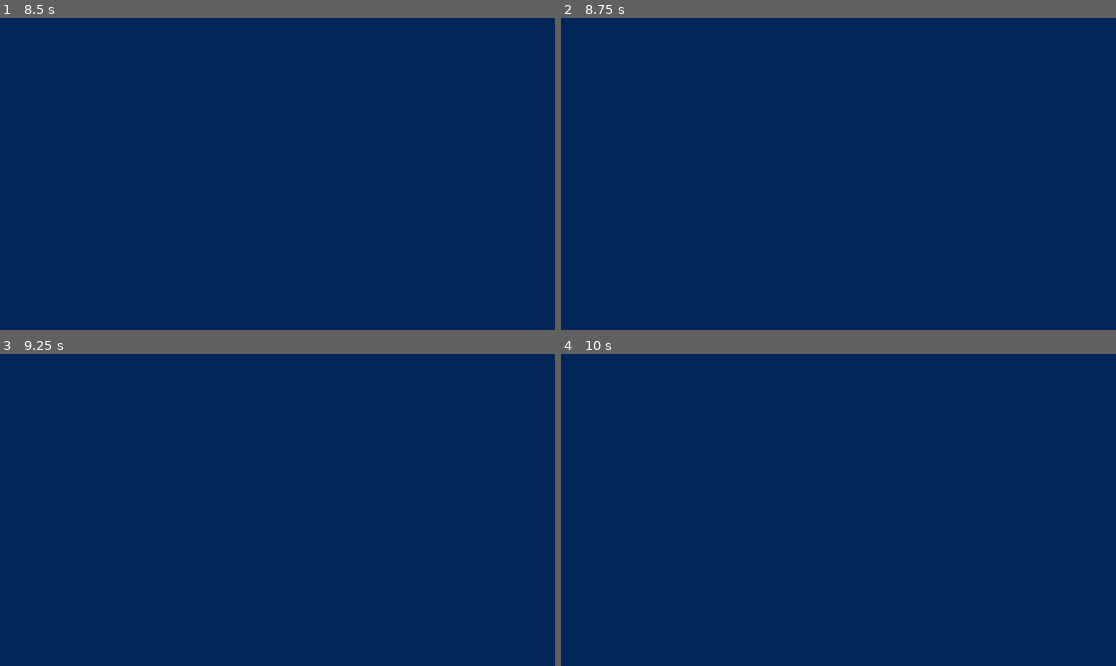
Above: before the commit, frames 1-4 (two rows, left to right).
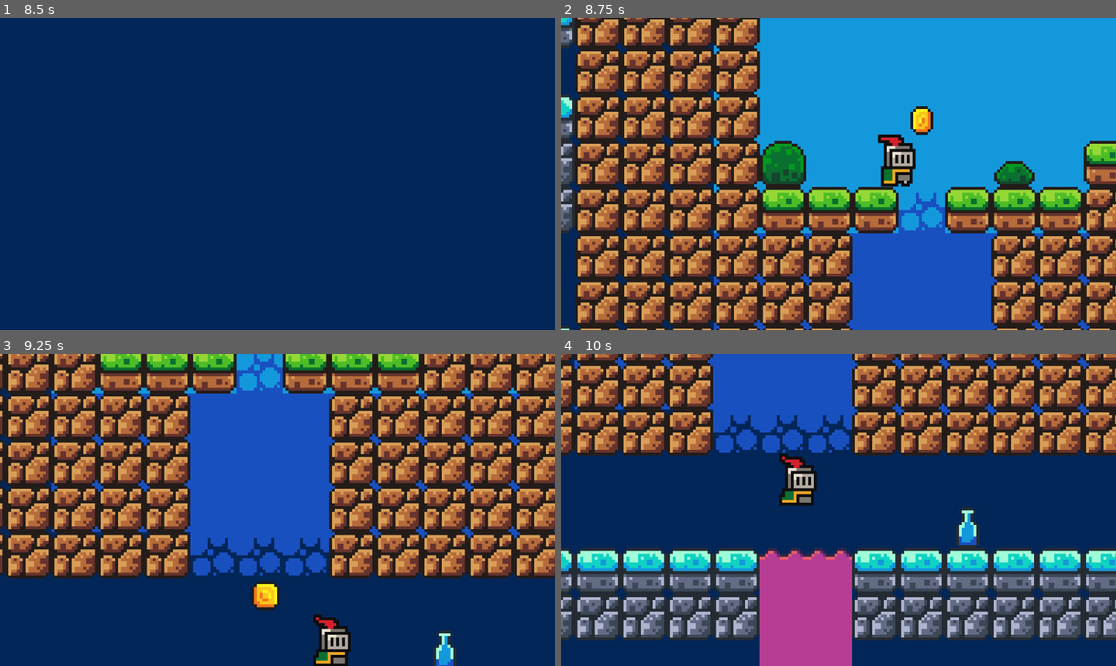
Above: after the commit, the same moments.

Repository: ElChavo00/Plante-Salmreon_Alexandre_TP_2
Game: Godot game, scene res://scenes/node_2d.tscn
Same seed, same stepped clock (60 frames per second), same inputs: the game is played once before the commit and once after it.
Inputs:
- Up to frame 1 (8.5 s): tap Enter (ui_accept) at 0.5, 0.77, 1.52, 3.02, 3.77, 4.52, 6.02, 6.77, 7.52 s; hold Right (ui_right) 0.53-2.03 s; hold Left (ui_left) 2.03-2.78 s; hold Right (ui_right) 2.78-4.28 s; hold Left (ui_left) 4.28-5.03 s; hold Right (ui_right) 5.03-5.78 s; hold Left (ui_left) 5.78-7.28 s; hold Right (ui_right) from 7.28 s (still down)
- Up to frame 2 (8.75 s): keep holding Right (ui_right)
- Up to frame 3 (9.25 s): keep holding Right (ui_right); tap Enter (ui_accept) at 9.02 s
- Up to frame 4 (10 s): release Right (ui_right) at 9.53 s; hold Left (ui_left) from 9.53 s (still down); tap Enter (ui_accept) at 9.77 s

Frame 1 is identical in both runs. In frame 2, 98% of the frame differs, in the area x 0-100%, y 0-100%; in frame 3, 72%; in frame 4, 62%.

Commit message:
Add Gerudo Valley music track to the project
- Imported "Gerudo Valley.mp3" as an AudioStreamMP3 resource.
- Created a new scene "musique.tscn" with an AudioStreamPlayer2D node to play the track.
- Set the volume and autoplay properties for the music player.

Diff:
--- a/project.godot
+++ b/project.godot
@@ -15,6 +15,10 @@
 config/features=PackedStringArray("4.4", "GL Compatibility")
 config/icon="res://icon.svg"
 
+[autoload]
+
+Musique="*res://scenes/musique.tscn"
+
 [rendering]
 
 textures/canvas_textures/default_texture_filter=0
--- a/scenes/killzone.gd
+++ b/scenes/killzone.gd
@@ -3,8 +3,4 @@
 @onready var timer: Timer = $Timer
 
 func _on_body_entered(body: Node2D):
-	print("You Died")
-	timer.start()
-
-func _on_timer_timeout():
 	get_tree().reload_current_scene()
--- /dev/null
+++ b/scenes/musique.tscn
@@ -0,0 +1,9 @@
+[gd_scene load_steps=2 format=3 uid="uid://cvtp3yvxiy8fn"]
+
+[ext_resource type="AudioStream" uid="uid://biol46nos2bp3" path="res://assets/music/Gerudo Valley.mp3" id="1_1t2k3"]
+
+[node name="musique" type="AudioStreamPlayer2D"]
+stream = ExtResource("1_1t2k3")
+volume_db = 4.643
+autoplay = true
+max_distance = 27560.0
--- a/scripts/coin.gd
+++ b/scripts/coin.gd
@@ -1,6 +1,4 @@
 extends Area2D
-
-
 
 func _on_body_entered(body: Node2D) -> void:
 	queue_free()
--- a/scripts/coin.tscn
+++ b/scripts/coin.tscn
@@ -99,104 +99,6 @@
 [sub_resource type="CircleShape2D" id="CircleShape2D_1w32w"]
 radius = 5.09902
 
-[sub_resource type="Animation" id="Animation_47asi"]
-length = 0.001
-tracks/0/type = "value"
-tracks/0/imported = false
-tracks/0/enabled = true
-tracks/0/path = NodePath("AnimatedSprite2D:visible")
-tracks/0/interp = 1
-tracks/0/loop_wrap = true
-tracks/0/keys = {
-"times": PackedFloat32Array(0),
-"transitions": PackedFloat32Array(1),
-"update": 1,
-"values": [true]
-}
-tracks/1/type = "value"
-tracks/1/imported = false
-tracks/1/enabled = true
-tracks/1/path = NodePath("CollisionShape2D:disabled")
-tracks/1/interp = 1
-tracks/1/loop_wrap = true
-tracks/1/keys = {
-"times": PackedFloat32Array(0),
-"transitions": PackedFloat32Array(1),
-"update": 1,
-"values": [false]
-}
-tracks/2/type = "value"
-tracks/2/imported = false
-tracks/2/enabled = true
-tracks/2/path = NodePath("pickupcoin:playing")
-tracks/2/interp = 1
-tracks/2/loop_wrap = true
-tracks/2/keys = {
-"times": PackedFloat32Array(0),
-"transitions": PackedFloat32Array(1),
-"update": 1,
-"values": [false]
-}
-
-[sub_resource type="Animation" id="Animation_1x375"]
-resource_name = "animation"
-tracks/0/type = "value"
-tracks/0/imported = false
-tracks/0/enabled = true
-tracks/0/path = NodePath("AnimatedSprite2D:visible")
-tracks/0/interp = 1
-tracks/0/loop_wrap = true
-tracks/0/keys = {
-"times": PackedFloat32Array(1),
-"transitions": PackedFloat32Array(1),
-"update": 1,
-"values": [false]
-}
-tracks/1/type = "value"
-tracks/1/imported = false
-tracks/1/enabled = true
-tracks/1/path = NodePath("CollisionShape2D:disabled")
-tracks/1/interp = 1
-tracks/1/loop_wrap = true
-tracks/1/keys = {
-"times": PackedFloat32Array(1),
-"transitions": PackedFloat32Array(1),
-"update": 1,
-"values": [true]
-}
-tracks/2/type = "value"
-tracks/2/imported = false
-tracks/2/enabled = true
-tracks/2/path = NodePath("pickupcoin:playing")
-tracks/2/interp = 1
-tracks/2/loop_wrap = true
-tracks/2/keys = {
-"times": PackedFloat32Array(1),
-"transitions": PackedFloat32Array(1),
-"update": 1,
-"values": [true]
-}
-tracks/3/type = "method"
-tracks/3/imported = false
-tracks/3/enabled = true
-tracks/3/path = NodePath(".")
-tracks/3/interp = 1
-tracks/3/loop_wrap = true
-tracks/3/keys = {
-"times": PackedFloat32Array(1),
-"transitions": PackedFloat32Array(1),
-"values": [{
-"args": [],
-"method": &"queue_free"
-}]
-}
-
-[sub_resource type="AnimationLibrary" id="AnimationLibrary_0rb1r"]
-_data = {
-&"RESET": SubResource("Animation_47asi"),
-&"animation": SubResource("Animation_1x375")
-}
-
 [node name="coin" type="Area2D"]
 script = ExtResource("1_ldkip")
 
@@ -208,12 +110,9 @@
 [node name="CollisionShape2D" type="CollisionShape2D" parent="."]
 shape = SubResource("CircleShape2D_1w32w")
 
-[node name="pickupcoin" type="AudioStreamPlayer2D" parent="."]
+[node name="pickup" type="AudioStreamPlayer2D" parent="."]
 stream = ExtResource("3_rdkb7")
 
 [node name="AnimationPlayer" type="AnimationPlayer" parent="."]
-libraries = {
-&"": SubResource("AnimationLibrary_0rb1r")
-}
 
 [connection signal="body_entered" from="." to="." method="_on_body_entered"]
Not shown, added: assets/music/Gerudo Valley.mp3.import
Not shown: 1 places in scripts/coin.tscn that only renumber resources
Not shown, added: assets/music/Gerudo Valley.mp3
